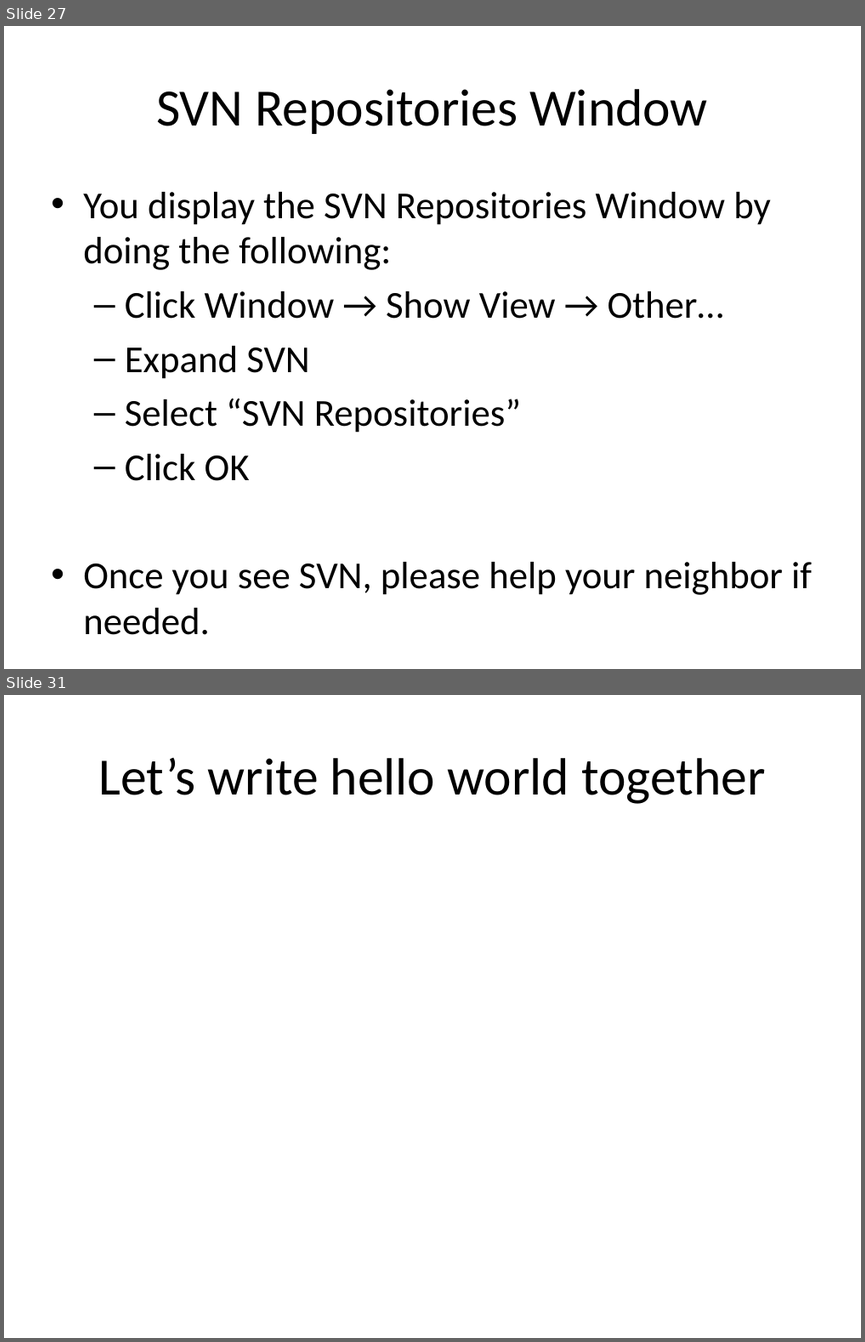
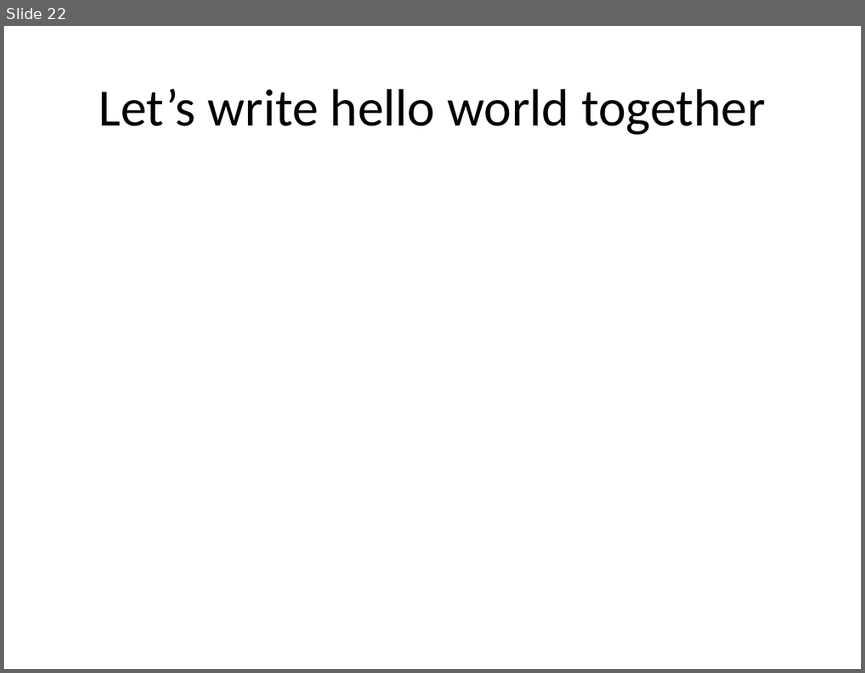
Before and after one commit to RHIT-CSSE/csse220, a slide deck: ClassMaterials/JavaIntro/Slides/JavaIntro.pptx. Shown one above the other, each under a label of ours: slides 27 and 31 before the commit, slide 22 after it; the slides between them are not shown. The pictures are 865x1342 and 865x673 pixels, drawn with LibreOffice and Linux fonts; fonts in the diff are those of the drawing. Boxes give left, top, right and bottom in pixels: in the first picture for what was removed or moved away, otherwise in the second. Text is boxed around its words. In the diff, an @@ line names an element or a change of style, - is before the commit and + after.

```diff
--- a/ClassMaterials/JavaIntro/Slides/JavaIntro.pptx
+++ b/ClassMaterials/JavaIntro/Slides/JavaIntro.pptx
@@ slide 27 removed at [4, 26, 861, 669], background #FFFFFF @@
@@ title removed at [156, 89, 708, 134] @@
-SVN Repositories Window
@@ text removed at [83, 192, 812, 635] @@
-• You display the SVN Repositories Window by doing the following:
-  – Click Window → Show View → Other…
-  – Expand SVN
-  – Select “SVN Repositories”
-  – Click OK
-• Once you see SVN, please help your neighbor if needed.
@@ what was slide 31 is now slide 22 @@
```
Also in this commit, not shown: 6 slides changed, 1 slide added, 9 other slides removed.
